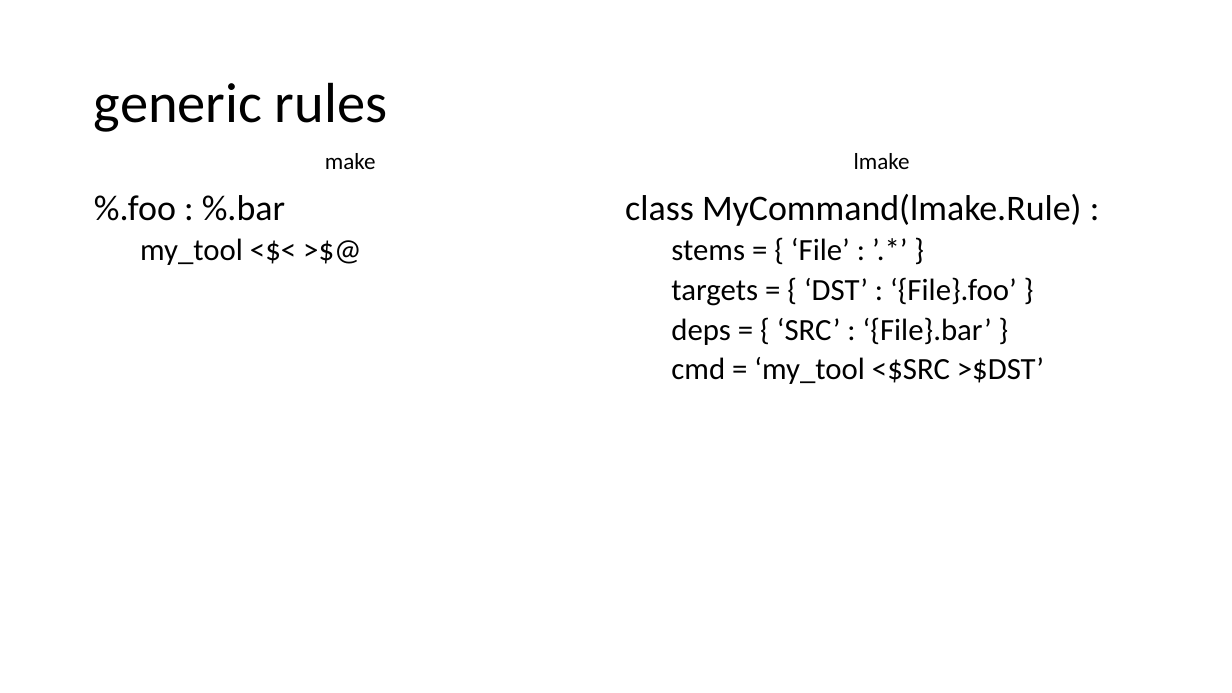
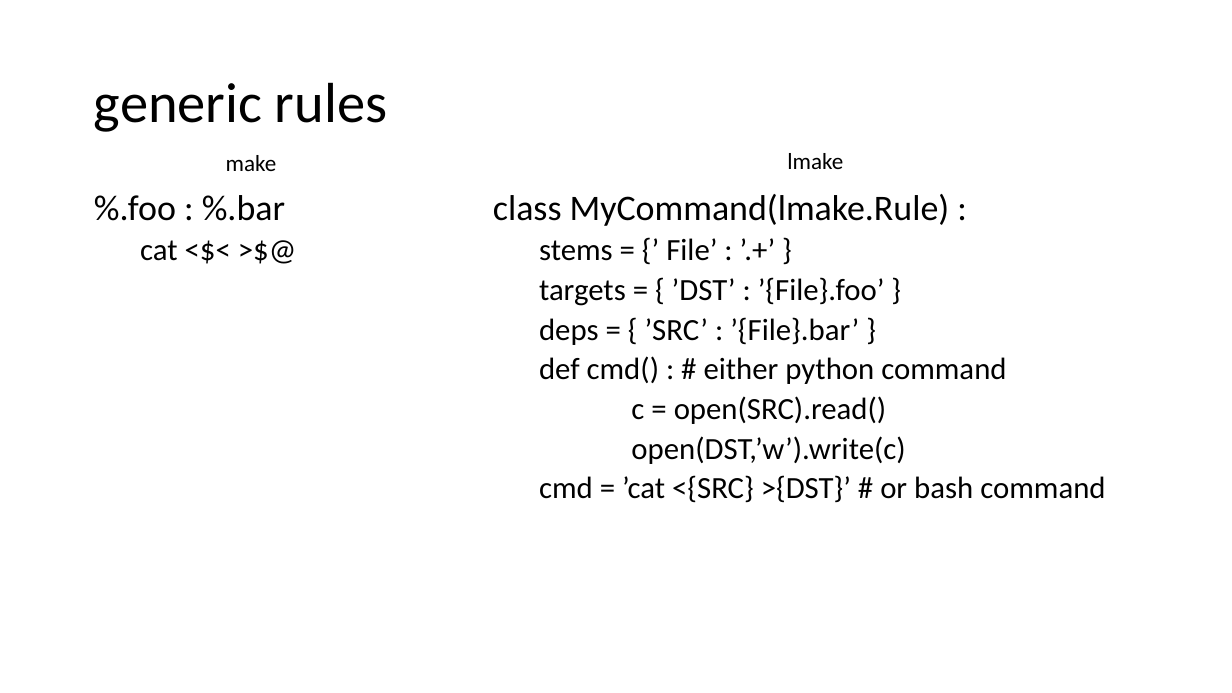
Before and after one commit to cesar-douady/open-lmake, a slide deck: slide 20 of doc/lmake_doc.pptx. Drawn at 1232x693 pixels with LibreOffice and Linux fonts; fonts in the diff are those of the drawing. Boxes give left, top, right and bottom in pixels: in the first picture for what was removed or moved away, otherwise in the second. Text is boxed around its words. In the diff, an @@ line names an element or a change of style, - is before the commit and + after.

```diff
--- a/doc/lmake_doc.pptx
+++ b/doc/lmake_doc.pptx
@@ text "make" moved from (x1=325, y1=153, x2=376, y2=169) to (x1=226, y1=155, x2=277, y2=171) @@
@@ text "lmake" moved from (x1=854, y1=153, x2=910, y2=169) to (x1=787, y1=153, x2=843, y2=169) @@
@@ text "class MyCommand(lmake.Rule) :" moved from (x1=625, y1=194, x2=1082, y2=384) to (x1=493, y1=194, x2=1105, y2=503) @@
@@ text at (x1=539, y1=238, x2=1105, y2=503): text changed @@
-  stems = { ‘File’ : ’.*’ }
-  targets = { ‘DST’ : ‘{File}.foo’ }
-  deps = { ‘SRC’ : ‘{File}.bar’ }
-  cmd = ‘my_tool <$SRC >$DST’
+  stems = {’ File’ : ’.+’ }
+  targets = { ’DST’ : ’{File}.foo’ }
+  deps = { ’SRC’ : ’{File}.bar’ }
+  def cmd() : # either python command
+  c = open(SRC).read()
+  open(DST,’w’).write(c)
+  cmd = ’cat <{SRC} >{DST}’ # or bash command
@@ text at (x1=140, y1=240, x2=177, y2=261): text changed @@
-  my_tool <$< >$@
+  cat <$< >$@
```
Also in this commit, not shown: 16 other slides changed, 5 slides removed, 5 other files.
